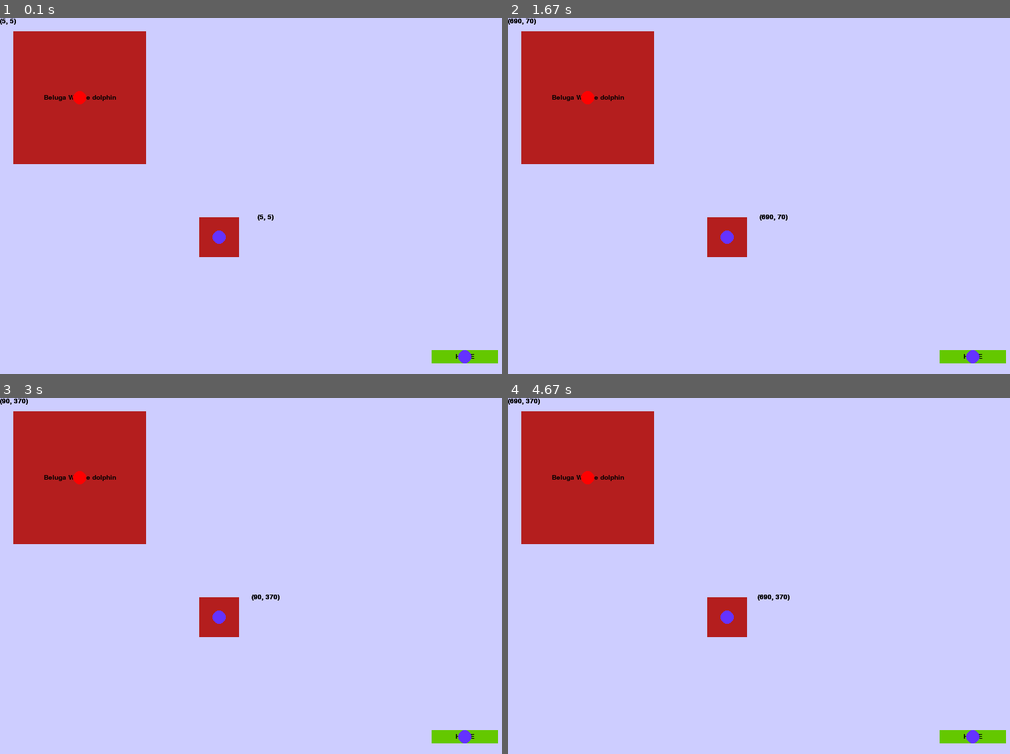
Above: before the commit, frames 1-4 (two rows, left to right).
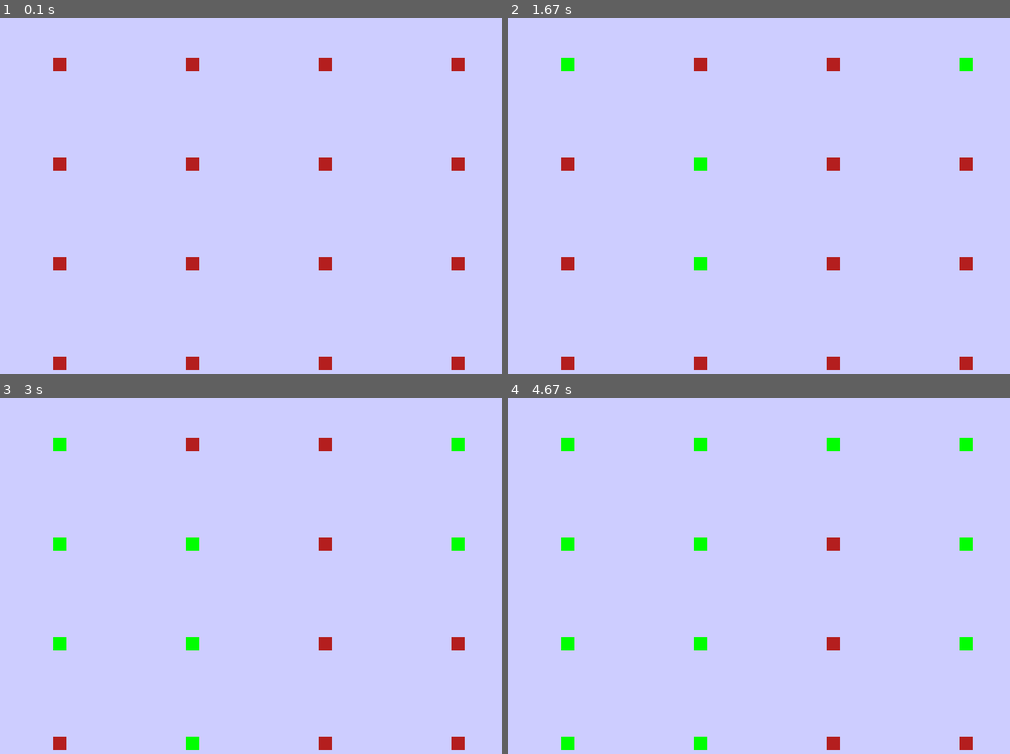
Above: after the commit, the same moments.

Repository: samuelbigio/DrumLooper
Game: pygame game, started from Main/main.py
Same seed, same stepped clock (60 frames per second), same inputs: the game is played once before the commit and once after it.
Inputs (mouse positions are in pixels of both pictures, inside the frame that each line leads up to):
- Up to frame 1 (0.1 s): no input
- Up to frame 2 (1.67 s): press the mouse at (698, 163) at 0.37 s; move the mouse to (723, 135) at 0.47 s; release the mouse at (753, 107) at 0.6 s; click (568, 64) at 0.72 s; click (698, 263) at 1.05 s; click (964, 64) at 1.38 s
- Up to frame 3 (3 s): click (60, 543) at 1.72 s; click (190, 743) at 2.05 s; click (456, 543) at 2.38 s; click (60, 643) at 2.72 s
- Up to frame 4 (4.67 s): click (698, 451) at 3.05 s; click (568, 743) at 3.88 s; click (834, 444) at 4.22 s; click (964, 643) at 4.55 s

The runs differ from the first frame. In frame 1, 13% of the frame differs, in the area x 0-100%, y 0-99%; in frame 2, 13%; in frame 3, 13%; in frame 4, 13%.

Commit message:
Testing version Control on Pycharm

Diff:
--- a/Main/Buttons.py
+++ b/Main/Buttons.py
@@ -15,10 +15,8 @@
         mouse = pygame.mouse.get_pos()
         click = pygame.mouse.get_pressed()
 
-        TextSurf2, TextRect2 = self.game.text_objects(str(mouse), self.game.largeText)
-        self.game.gameDisplay.blit(TextSurf2, TextRect2)
-        TextRect2.center = ((self.game.displayW/ 2), (self.game.displayH / 2))
-        self.game.gameDisplay.blit(TextSurf2, TextRect2)
+
+
         if self.toggleState ==0:
             pygame.draw.rect(self.game.gameDisplay, deafultColor, (x, y, w, h))
 
@@ -28,13 +26,22 @@
 
             self.game.gameDisplay.blit(TextSurf, TextRect)
 
-        if (    ( mouse[0] < (x + w) or mouse[0] > x ) and ( mouse[1] < (y+h) or mouse[1] > y ) ):
-            pygame.draw.circle(self.game.gameDisplay, otherColor, (x + w / 2, y + h / 2), 10)
-            #pygame.draw.rect(self.game.gameDisplay, otherColor, (x, y, w, h))
-            # pygame.draw.circle(gameDisplay,otherColor,(x+w/2,y+h/2),10)
-            if click[0] == 1  :
+        else:
+            pygame.draw.rect(self.game.gameDisplay, self.game.green, (x, y, w, h))
 
-                self.toggleState = self.toggleState ^ 1
+
+        if (( mouse[0] < (x + w) and mouse[0] > x ) and ( mouse[1] < (y+h) and mouse[1] > y ) ):
+
+            if self.toggleState ==0:
+                pygame.draw.rect(self.game.gameDisplay, otherColor, (x, y, w, h))
+
+
+            #pygame.draw.circle(self.game.gameDisplay,otherColor,(x+ w/2,y+ h/2),10)
+            if click[0] == 1:
+
+                self.toggleState ^= 1
+
+
                 # pass #is clicked
                 #pygame.mixer_music.play(-1)
 
--- a/Main/PygameInit.py
+++ b/Main/PygameInit.py
@@ -12,8 +12,10 @@
         self.displayH = 600
 
         self.black = (0, 0, 0)
-        self.white = (205, 205, 255)
+        self.white = (255, 255, 255)
+        self.lightpurple = (205, 205, 255)
         self.red = (180, 30, 30)
+        self.green = (0,255,0)
         self.bright_red = (255, 0, 0)
 
         self.largeText = pygame.font.Font('freesansbold.ttf', 10)
@@ -24,11 +26,10 @@
 
         self.clock = pygame.time.Clock()
 
-        self.butt1 = toggleButton(self)
-        self.butt2 = toggleButton(self)
-        self.butt3 = toggleButton(self)
+        self.numButtonRow = 4
+        self.numButtonCol=  4
 
-
+        self.makeButtons()
 
 
 
@@ -44,12 +45,11 @@
                     end = True
                 # print (event)
 
-                self.gameDisplay.fill(self.white)
+                self.gameDisplay.fill(self.lightpurple)
+                self.readButtons()
 
-                self.butt1.button("Beluga Whale dolphin", 20, 20, 200, 200, self.red, self.bright_red)
-                self.butt2.button("", 300, 300, 60, 60, self.red, (100, 50, 255))
 
-                self.butt3.button("HUGE", 650, 500, 100, 20, (100,200,0), (100, 50, 255))
+
 
                 #TextSurf, TextRect = self.text_objects(str(event), self.largeText,self.bright_red)
                 #TextRect.center = ((self.displayW / 10), (self.displayH * .9))
@@ -58,6 +58,12 @@
 
 
             """
+
+
+                self.butt1.button("", 20, 20, 200, 200, self.red, self.bright_red)
+                self.butt2.button("", 300, 300, 60, 60, self.red, self.bright_red)
+
+                self.butt3.button("", 650, 500, 100, 20, self.red, self.bright_red)
 
             TextSurf2, TextRect2 = text_objects(Buttonstring, largeText, red)
             TextRect2.center = ((displayW *2 / 3), (displayH/ 2))
@@ -71,3 +77,31 @@
     def text_objects(self,text, font, color = (0,0,0)):
         textSurface = font.render(text, True, color)
         return textSurface, textSurface.get_rect()
+
+
+
+    def makeButtons(self):
+        self.ToggleButton = [[0 for i in range(self.numButtonCol)] for j in range(self.numButtonRow)]
+
+        for i in range(self.numButtonRow):
+            for j in range(self.numButtonCol):
+                ## Button Innit
+                self.ToggleButton[i][j] = toggleButton(self)
+
+
+
+
+    def readButtons(self):
+
+
+        for i in range(self.numButtonRow):
+            for j in range(self.numButtonCol):
+                ## Button Innit
+
+
+                self.ToggleButton[i][j].button("", int(self.displayW*.1 + i* (self.displayW/self.numButtonRow)),
+                                               int(self.displayH*.1 + j*(self.displayH/self.numButtonCol)) , 20 , 20,
+                                               self.red,
+                                               self.bright_red)
+
+                ## make button
